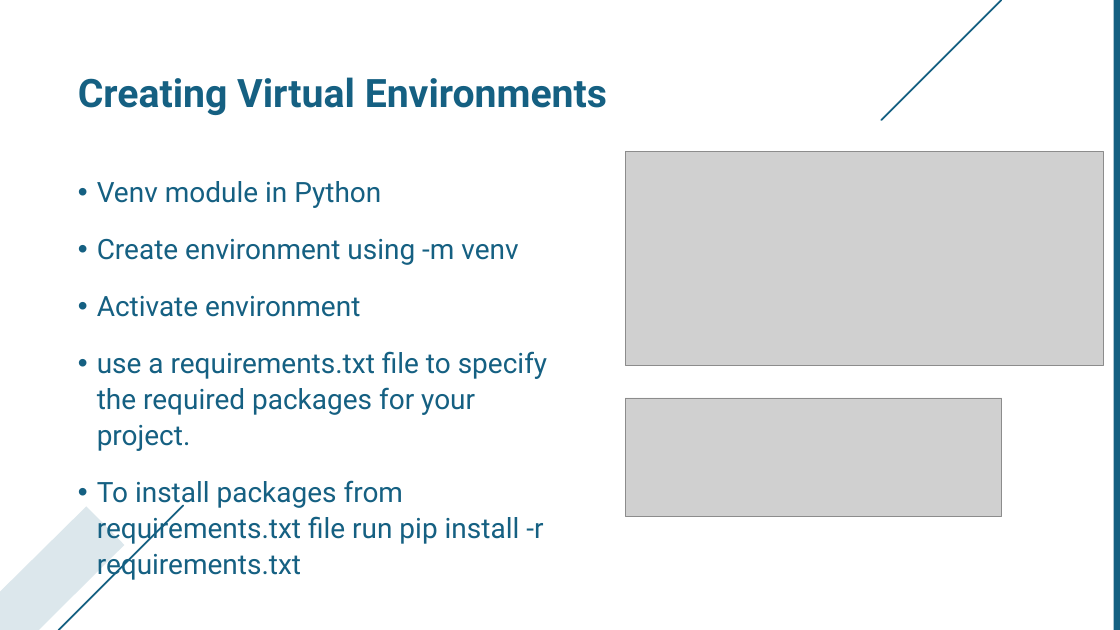
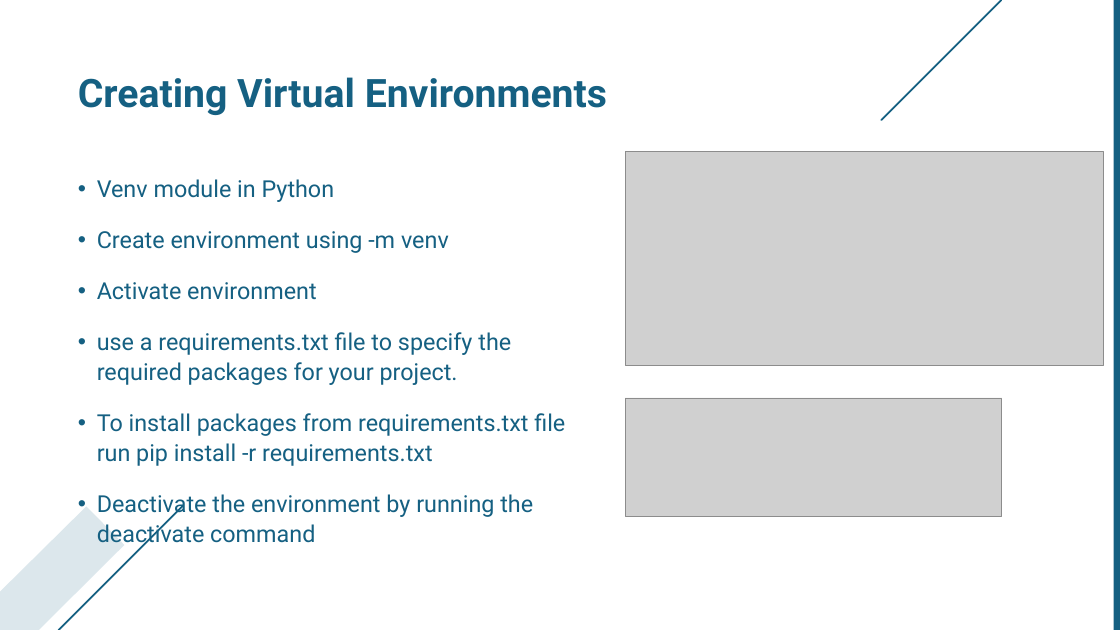
Before and after one commit to Gromm21xx/Modules-Packages-VirtualEnvironments, a slide deck: slide 16 of Modules & Packages Slides.pptx. Drawn at 1120x630 pixels with LibreOffice and Linux fonts; fonts in the diff are those of the drawing; grey boxes stand for pictures; background and template pictures are left out. Boxes give left, top, right and bottom in pixels: in the first picture for what was removed or moved away, otherwise in the second. Text is boxed around its words. In the diff, an @@ line names an element or a change of style, - is before the commit and + after.

```diff
--- a/Modules & Packages Slides.pptx
+++ b/Modules & Packages Slides.pptx
@@ text at (97, 179, 565, 466): size 24 to 20 pt in "Venv module in Python", "Create environment using -m venv", "Activate environment", "use a requirements.txt file to specify the ..." and 1 more places @@
@@ text at (97, 494, 533, 548): paragraph added @@
+• Deactivate the environment by running the deactivate command
```
Also in this commit, not shown: 2 other slides changed.
